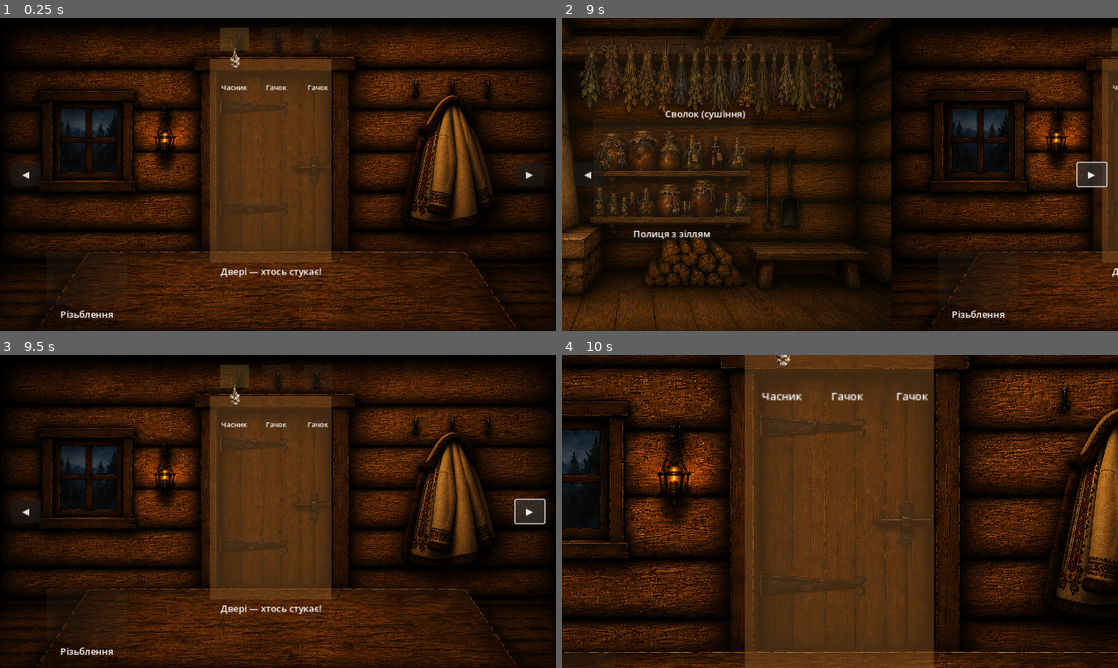
Above: before the commit, frames 1-4 (two rows, left to right).
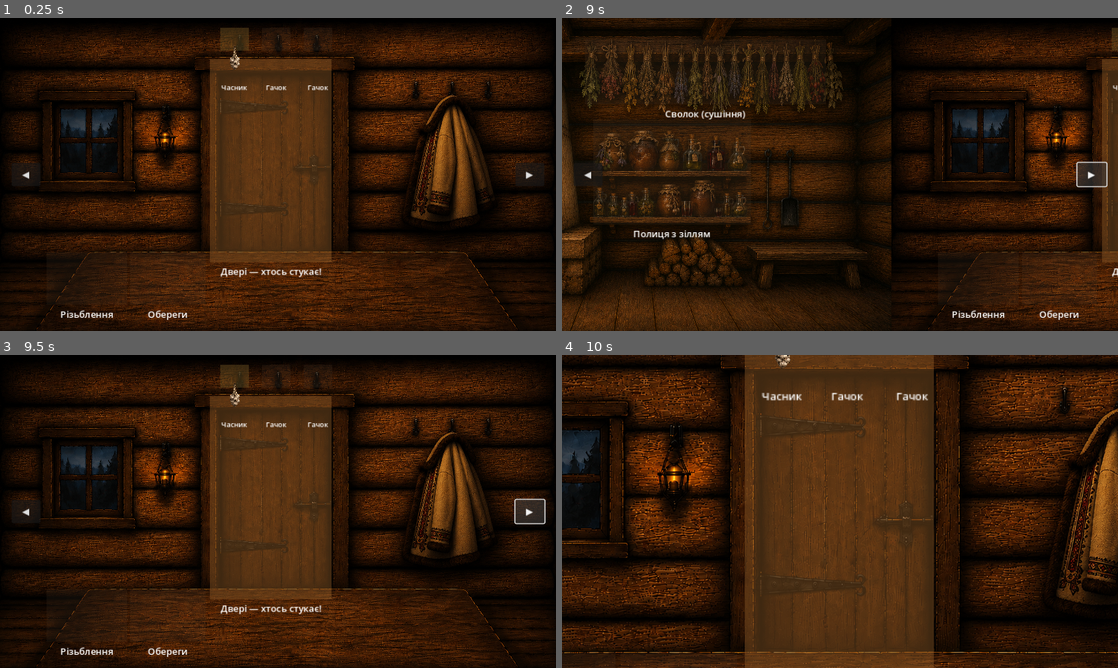
Above: after the commit, the same moments.

Repository: zav1K/molfar
Game: Godot game, scene res://scenes/Hut.tscn
Two runs of this game, one before a commit and one after it. Both use one fixed random seed, a clock stepped at 60 frames per second and the inputs below.
Inputs (mouse positions are in pixels of both pictures, inside the frame that each line leads up to):
- Up to frame 1 (0.25 s): no input
- Up to frame 2 (9 s): click "◀" at 0.5 s; drag from (695, 171) to (934, 71) at 1.27 s; click "+" at 2 s; click "-" at 2.75 s; click "+" at 3.5 s; click "-" at 4.25 s; click "+" at 5 s; click "-" at 5.75 s; click "+" at 6.5 s; click "-" at 7.25 s; click "Назад" at 8 s; click "▶" at 8.75 s
- Up to frame 3 (9.5 s): no input
- Up to frame 4 (10 s): drag from (834, 498) to (650, 614) at 9.52 s

The runs differ from the first frame. In frame 1, 0.1% of the frame differs, in the area x 26-34%, y 93-97%; in frame 2, 0.1%, in the area x 85-93%, y 93-97%; in frame 3, 0.1%; in frame 4, less than 0.1%.

Commit message:
Replace sigil wall decoration with the same click-to-open-inventory pattern
Design correction: carved sigils don't get a special "icons mirroring
inventory on the wall" treatment (sigil_wall_display.gd, deleted) —
they follow the exact same pattern as herbs and potions now. Third
InventoryPanel kind (SIGILS) added; ingredient-style icon rows reused
for sigils via a shared _build_icon_row helper (was duplicated between
ingredient/sigil row building before).

New SigilShelf zone on the desk in PanelCenter (next to the carving
desk itself) opens it — placeholder position per Viktor's "not sure
where exactly yet, just put it on the table for now."

Co-Authored-By: Claude Sonnet 5 <noreply@anthropic.com>
Claude-Session: https://claude.ai/code/session_014yaB9t29x6B3F9jCn3eL4A

Diff:
--- a/scenes/Hut.tscn
+++ b/scenes/Hut.tscn
@@ -18,7 +18,6 @@
 [ext_resource type="Script" path="res://scripts/carving_ui.gd" id="18"]
 [ext_resource type="Script" path="res://scripts/carving_canvas.gd" id="19"]
 [ext_resource type="Script" path="res://scripts/reception_ui.gd" id="20"]
-[ext_resource type="Script" path="res://scripts/sigil_wall_display.gd" id="21"]
 [ext_resource type="Script" path="res://scripts/waiting_visitor_display.gd" id="22"]
 [ext_resource type="Script" path="res://scripts/inventory_panel.gd" id="23"]
 
@@ -45,6 +44,9 @@
 
 [sub_resource type="RectangleShape2D" id="Shape_desk"]
 size = Vector2(140, 90)
+
+[sub_resource type="RectangleShape2D" id="Shape_sigilshelf"]
+size = Vector2(130, 90)
 
 [sub_resource type="RectangleShape2D" id="Shape_dryingbeam"]
 size = Vector2(416, 112)
@@ -219,6 +221,32 @@
 offset_bottom = 75.0
 horizontal_alignment = 1
 text = "Різьблення"
+
+[node name="SigilShelf" type="Area2D" parent="PanelCenter/Zones"]
+position = Vector2(290, 450)
+script = ExtResource("2")
+zone_id = &"sigil_shelf"
+zone_label = "Обереги на столі"
+
+[node name="CollisionShape2D" type="CollisionShape2D" parent="PanelCenter/Zones/SigilShelf"]
+shape = SubResource("Shape_sigilshelf")
+
+[node name="Visual" type="ColorRect" parent="PanelCenter/Zones/SigilShelf"]
+mouse_filter = 2
+offset_left = -65.0
+offset_top = -45.0
+offset_right = 65.0
+offset_bottom = 45.0
+color = Color(0.3, 0.22, 0.15, 0.18)
+
+[node name="Label" type="Label" parent="PanelCenter/Zones/SigilShelf"]
+mouse_filter = 2
+offset_left = -65.0
+offset_top = 50.0
+offset_right = 65.0
+offset_bottom = 75.0
+horizontal_alignment = 1
+text = "Обереги"
 
 [node name="WardSlot1" type="Area2D" parent="PanelCenter/Zones"]
 position = Vector2(405, 37)
@@ -330,20 +358,6 @@
 horizontal_alignment = 1
 theme_override_font_sizes/font_size = 12
 text = "Гачок"
-
-[node name="SigilWallDisplay" type="Control" parent="PanelCenter"]
-mouse_filter = 2
-offset_left = 368.0
-offset_top = 59.0
-offset_right = 568.0
-offset_bottom = 87.0
-script = ExtResource("21")
-
-[node name="Row" type="HBoxContainer" parent="PanelCenter/SigilWallDisplay"]
-mouse_filter = 2
-offset_right = 200.0
-offset_bottom = 28.0
-alignment = 1
 
 [node name="WaitingVisitorDisplay" type="Control" parent="PanelCenter"]
 clip_contents = true
@@ -767,6 +781,36 @@
 offset_bottom = 505.0
 text = "Закрити"
 
+[node name="SigilInventoryPanel" type="CanvasLayer" parent="."]
+script = ExtResource("23")
+kind = 2
+
+[node name="Panel" type="ColorRect" parent="SigilInventoryPanel"]
+offset_right = 960.0
+offset_bottom = 540.0
+color = Color(0.05, 0.05, 0.05, 0.85)
+
+[node name="Title" type="Label" parent="SigilInventoryPanel/Panel"]
+offset_left = 280.0
+offset_top = 30.0
+offset_right = 680.0
+offset_bottom = 60.0
+horizontal_alignment = 1
+text = "Обереги"
+
+[node name="List" type="VBoxContainer" parent="SigilInventoryPanel/Panel"]
+offset_left = 330.0
+offset_top = 80.0
+offset_right = 630.0
+offset_bottom = 460.0
+
+[node name="CloseButton" type="Button" parent="SigilInventoryPanel/Panel"]
+offset_left = 415.0
+offset_top = 470.0
+offset_right = 545.0
+offset_bottom = 505.0
+text = "Закрити"
+
 [node name="PotionDetailPopup" type="CanvasLayer" parent="."]
 script = ExtResource("15")
 
--- a/scripts/hut.gd
+++ b/scripts/hut.gd
@@ -24,6 +24,7 @@
 @onready var brewing_ui: BrewingUI = $BrewingUI
 @onready var ingredient_inventory_panel: InventoryPanel = $IngredientInventoryPanel
 @onready var potion_inventory_panel: InventoryPanel = $PotionInventoryPanel
+@onready var sigil_inventory_panel: InventoryPanel = $SigilInventoryPanel
 @onready var potion_detail_popup: PotionDetailPopup = $PotionDetailPopup
 @onready var carving_ui: CarvingUI = $CarvingUI
 @onready var waiting_indicator: Button = $UI/WaitingIndicator
@@ -37,6 +38,7 @@
 	$PanelRight/Zones/Chest,
 	$PanelRight/Zones/GardenWindow,
 	$PanelCenter/Zones/Desk,
+	$PanelCenter/Zones/SigilShelf,
 ]
 
 var current_panel: int = 1 # start centered on the desk
@@ -57,6 +59,7 @@
 	ingredient_inventory_panel.closed.connect(_on_inventory_panel_closed)
 	potion_inventory_panel.closed.connect(_on_inventory_panel_closed)
 	potion_inventory_panel.potion_selected.connect(potion_detail_popup.show_potion)
+	sigil_inventory_panel.closed.connect(_on_inventory_panel_closed)
 	nav_left.pressed.connect(_go_left)
 	nav_right.pressed.connect(_go_right)
 	camera.position = _panel_center(current_panel)
@@ -81,7 +84,7 @@
 	_knock_with_random_visitor()
 
 func _unhandled_input(event: InputEvent) -> void:
-	if threshold_dialogue.visible or brewing_ui.visible or potion_detail_popup.visible or carving_ui.visible or reception_ui.visible or ingredient_inventory_panel.visible or potion_inventory_panel.visible:
+	if threshold_dialogue.visible or brewing_ui.visible or potion_detail_popup.visible or carving_ui.visible or reception_ui.visible or ingredient_inventory_panel.visible or potion_inventory_panel.visible or sigil_inventory_panel.visible:
 		return
 	if event.is_action_pressed(&"ui_left"):
 		_go_left()
@@ -129,6 +132,11 @@
 		nav_left.visible = false
 		nav_right.visible = false
 		potion_inventory_panel.open()
+		return
+	if zone.zone_id == &"sigil_shelf":
+		nav_left.visible = false
+		nav_right.visible = false
+		sigil_inventory_panel.open()
 		return
 	if ZONE_SCENES.has(zone.zone_id):
 		get_tree().change_scene_to_file(ZONE_SCENES[zone.zone_id])
--- a/scripts/inventory_panel.gd
+++ b/scripts/inventory_panel.gd
@@ -1,16 +1,16 @@
 class_name InventoryPanel
 extends CanvasLayer
-## Stock-list overlay for glancing at held herbs or potions — instanced
-## twice in Hut.tscn (one per `kind`), each opened by its own left-panel
-## zone (drying beam for herbs, potion shelf for potions). Both zones
-## are purely decorative triggers, not physical per-item displays: no
+## Stock-list overlay for glancing at held herbs, potions, or carved
+## sigils — instanced three times in Hut.tscn (one per `kind`), each
+## opened by its own decorative trigger zone (drying beam for herbs,
+## potion shelf for potions, a spot on the desk for sigils). All three
+## zones are purely decorative, not physical per-item displays: no
 ## drag-and-drop, no per-slot anchors, no slot-count/equipment-
-## progression bookkeeping for these two spots. The chest on the right
-## panel is meant to become the actual full-stockpile screen later —
-## these are just the quick-glance versions for two atmospheric
-## hotspots.
+## progression bookkeeping. The chest on the right panel is meant to
+## become the actual full-stockpile screen later — these are just the
+## quick-glance versions for their own atmospheric hotspots.
 
-enum Kind { INGREDIENTS, POTIONS }
+enum Kind { INGREDIENTS, POTIONS, SIGILS }
 
 @export var kind: Kind = Kind.INGREDIENTS
 
@@ -24,7 +24,13 @@
 func _ready() -> void:
 	visible = false
 	close_button.pressed.connect(_on_close_pressed)
-	title_label.text = "Трави" if kind == Kind.INGREDIENTS else "Зілля"
+	match kind:
+		Kind.INGREDIENTS:
+			title_label.text = "Трави"
+		Kind.POTIONS:
+			title_label.text = "Зілля"
+		Kind.SIGILS:
+			title_label.text = "Обереги"
 
 func open() -> void:
 	_rebuild()
@@ -33,30 +39,36 @@
 func _rebuild() -> void:
 	for child in list.get_children():
 		child.queue_free()
-	if kind == Kind.INGREDIENTS:
-		for ingredient in IngredientDatabase.get_all():
-			var count := PlayerInventory.get_count(ingredient.id)
-			if count > 0:
-				list.add_child(_build_ingredient_row(ingredient, count))
-	else:
-		for potion in PotionDatabase.get_all():
-			var count := PlayerInventory.get_count(potion.id)
-			if count > 0:
-				list.add_child(_build_potion_row(potion, count))
+	match kind:
+		Kind.INGREDIENTS:
+			for ingredient in IngredientDatabase.get_all():
+				var count := PlayerInventory.get_count(ingredient.id)
+				if count > 0:
+					list.add_child(_build_icon_row(ingredient.bundle_icon, ingredient.display_name, count))
+		Kind.POTIONS:
+			for potion in PotionDatabase.get_all():
+				var count := PlayerInventory.get_count(potion.id)
+				if count > 0:
+					list.add_child(_build_potion_row(potion, count))
+		Kind.SIGILS:
+			for sigil in SigilDatabase.get_all():
+				var count := PlayerInventory.get_count(sigil.id)
+				if count > 0:
+					list.add_child(_build_icon_row(sigil.icon, sigil.display_name, count))
 
-func _build_ingredient_row(ingredient: Ingredient, count: int) -> HBoxContainer:
+func _build_icon_row(icon_texture: Texture2D, label_text: String, count: int) -> HBoxContainer:
 	var row := HBoxContainer.new()
 
-	if ingredient.bundle_icon != null:
+	if icon_texture != null:
 		var icon := TextureRect.new()
-		icon.texture = ingredient.bundle_icon
+		icon.texture = icon_texture
 		icon.expand_mode = TextureRect.EXPAND_IGNORE_SIZE
 		icon.stretch_mode = TextureRect.STRETCH_KEEP_ASPECT_CENTERED
 		icon.custom_minimum_size = Vector2(28, 28)
 		row.add_child(icon)
 
 	var label := Label.new()
-	label.text = "%s ×%d" % [ingredient.display_name, count]
+	label.text = "%s ×%d" % [label_text, count]
 	row.add_child(label)
 
 	return row
--- a/scripts/sigil_wall_display.gd
+++ /dev/null
@@ -1,56 +0,0 @@
-class_name SigilWallDisplay
-extends Control
-## Carved wards and curse-marks hung as hut decoration — a visual record
-## of the player's white/black path (see CONCEPT.md), mirroring
-## PlayerInventory the same reactive-to-inventory pattern used
-## throughout this project (e.g. inventory_panel.gd). No per-sigil
-## carved-icon art yet, so wards show as a warm/gold dot and curses as
-## a dark one until real art replaces the placeholder.
-
-const WARD_COLOR := Color(0.82, 0.68, 0.35)
-const CURSE_COLOR := Color(0.32, 0.08, 0.12)
-const ICON_SIZE := 24.0 ## small — this row has to fit the tight gap above the door.
-
-@onready var row: HBoxContainer = $Row
-
-func _ready() -> void:
-	PlayerInventory.changed.connect(_on_inventory_changed)
-	_refresh()
-
-func _on_inventory_changed(changed_id: StringName) -> void:
-	if SigilDatabase.get_sigil(changed_id) != null:
-		_refresh()
-
-func _refresh() -> void:
-	for child in row.get_children():
-		child.queue_free()
-	var any := false
-	for sigil in SigilDatabase.get_all():
-		var count := PlayerInventory.get_count(sigil.id)
-		if count <= 0:
-			continue
-		any = true
-		row.add_child(_build_icon(sigil, count))
-	visible = any
-
-func _build_icon(sigil: Sigil, count: int) -> Control:
-	var tooltip := "%s ×%d" % [sigil.display_name, count]
-	if sigil.icon != null:
-		var icon := TextureRect.new()
-		icon.texture = sigil.icon
-		icon.expand_mode = TextureRect.EXPAND_IGNORE_SIZE
-		icon.stretch_mode = TextureRect.STRETCH_KEEP_ASPECT_CENTERED
-		icon.custom_minimum_size = Vector2(ICON_SIZE, ICON_SIZE)
-		icon.tooltip_text = tooltip
-		icon.mouse_filter = Control.MOUSE_FILTER_STOP
-		return icon
-
-	var panel := Panel.new()
-	var style := StyleBoxFlat.new()
-	style.bg_color = WARD_COLOR if sigil.kind == Sigil.Kind.WARD else CURSE_COLOR
-	style.set_corner_radius_all(int(ICON_SIZE / 2.0))
-	panel.add_theme_stylebox_override("panel", style)
-	panel.custom_minimum_size = Vector2(ICON_SIZE, ICON_SIZE)
-	panel.tooltip_text = tooltip
-	panel.mouse_filter = Control.MOUSE_FILTER_STOP
-	return panel
